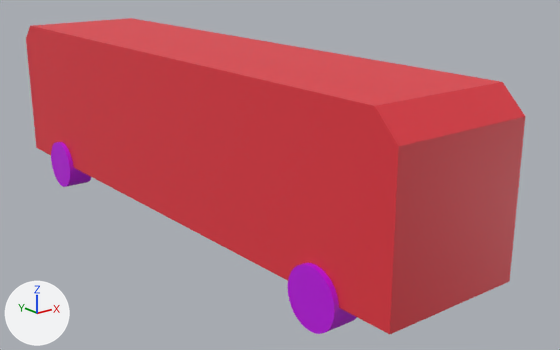
A saved change to the glTF model display/src/assets/bus.gltf.
Before and after are seen from a 50 mm camera at (-6.4, -6.08, 4.15) aimed at (0.63, 2.71, 0.63). Every picture has the same lights, and +X, +Y and +Z are marked at lower left. Vertices at the same position are counted once.
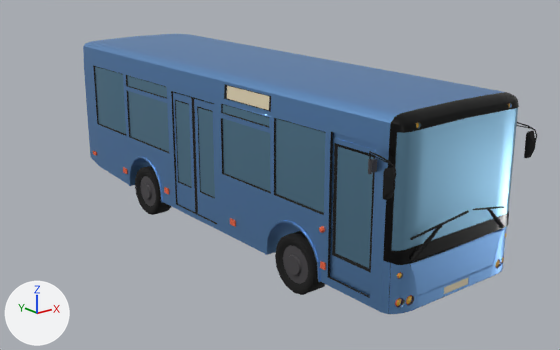
Boxes (x1, y1, x2, y2) around the edits, measured in the pictures (560 x 350 px):
'Cube', reshaped, moved, rescaled, turned
    before: (26, 18, 525, 334)
    after: (83, 34, 537, 314)
part 1 of me_cube, added
    after: (320, 261, 326, 270)
part 2 of me_cube, added
    after: (368, 159, 372, 174)
part 3 of me_cube, deleted (purple)
    before: (51, 142, 91, 187)
part 4 of me_cube, deleted (purple)
    before: (288, 263, 357, 334)
part 5 of me_cube, built on
    before: (26, 18, 525, 334)
    after: (83, 34, 537, 314)

The change in detail:
Material 'black gloss' (mat_black_gloss) is new.
Its base color is (0.00637, 0.00637, 0.00637) (black #131313).
Its metallic is 0.673.
Its roughness is 0.253.
Material 'Yellow' (mat_yellow) is new.
Its base color is (0.8, 0.454, 0.0321) (yellow #e7b432).
Material 'Oraange' (mat_oraange) is new.
Its base color is (0.8, 0.125, 0.0507) (orange #e76340).
Material 'White' (mat_white) is new.
Its base color is (0.8, 0.698, 0.487) (beige #e7dab9).
Material 'Oraange.001' (mat_oraange_001) is new.
Its base color is (0.8, 0.125, 0.0507) (orange #e76340).
Material 'Base' (mat_base) is new.
Its base color is (0.219, 0.452, 0.841) (blue #81b3ec).
Its metallic is 1.0.
Its roughness is 0.407.
Material 'gray' (mat_gray) is new.
Its base color is (0.0627, 0.0585, 0.0637) (dark grey #474447).
Its roughness is 0.4.
Material 'Black' (mat_black) is new.
Its base color is (0.0049, 0.0049, 0.0049) (black #0f0f0f).
Its metallic is 0.0679.
Its roughness is 0.926.
Material 'Windows' (mat_windows) is new.
Its base color is (0.225, 0.451, 0.638) (blue #82b3d1).
Its metallic is 1.0.
Its roughness is 0.327.
me_cube is used by ob_cube; location (0.0, 0.0, 1.35); rotation (0.0, 0.0, -1.571), in degrees (0, 0, -90); scale (1.0, 0.87, 1.0).
me_cube had 272 vertices, 524 faces and spanned x -8.16..1.18, y -1.26..1.26, z -1.61..1.18.
me_cube no longer uses material mat_material_001 (red #e73843).
me_cube no longer uses material mat_material_002 (purple #c105e7).
me_cube now has 4031 vertices, 7503 faces and spans x -1.22..1.22, y -7.22..0.02, z -0.53..1.95.
me_cube part 1: a new loose piece, a box spanning x -1.013..-0.996, y -6.048..-5.968, z -0.006..0.075, in mat_oraange (orange #e76340).
me_cube part 2: a new loose piece, a 10-sided cylinder along z spanning x -1.097..-1.059, y -6.779..-6.739, z 1.32..1.47, in mat_gray (dark grey #474447).
me_cube part 3: the loose piece of 64 vertices spanning x -7.3..-6.48, y -1.26..-0.77, z -1.61..-0.8 is deleted.
me_cube part 4: the loose piece of 64 vertices spanning x -0.41..0.41, y -1.26..-0.77, z -1.61..-0.8 is deleted.
me_cube part 5: 16 vertices removed from x -8.16..1.18, y -1.18..1.18, z -1.18..1.18; 3911 vertices added at x -1.22..1.22, y -7.22..0.02, z -0.53..1.95.
me_cube now uses material mat_base (blue #81b3ec).
me_cube now uses material mat_windows (blue #82b3d1).
me_cube now uses material mat_white (beige #e7dab9).
me_cube now uses material mat_yellow (yellow #e7b432).
me_cube now uses material mat_oraange (orange #e76340).
me_cube now uses material mat_black (black #0f0f0f).
me_cube now uses material mat_black_gloss (black #131313).
me_cube now uses material mat_gray (dark grey #474447).
me_cube now uses material mat_oraange_001 (orange #e76340).
Object 'Cube' (ob_cube) turns from (0, 0, -90) to (0, 0, 0) degrees about x, y and z.
Object 'Cube' (ob_cube) moves from (0.0, 0.0, 1.35) to (0.0, 5.9, 0.54).
Object 'Cube' (ob_cube) is rescaled from (1.0, 0.87, 1.0) to (0.999, 1.0, 0.993).
